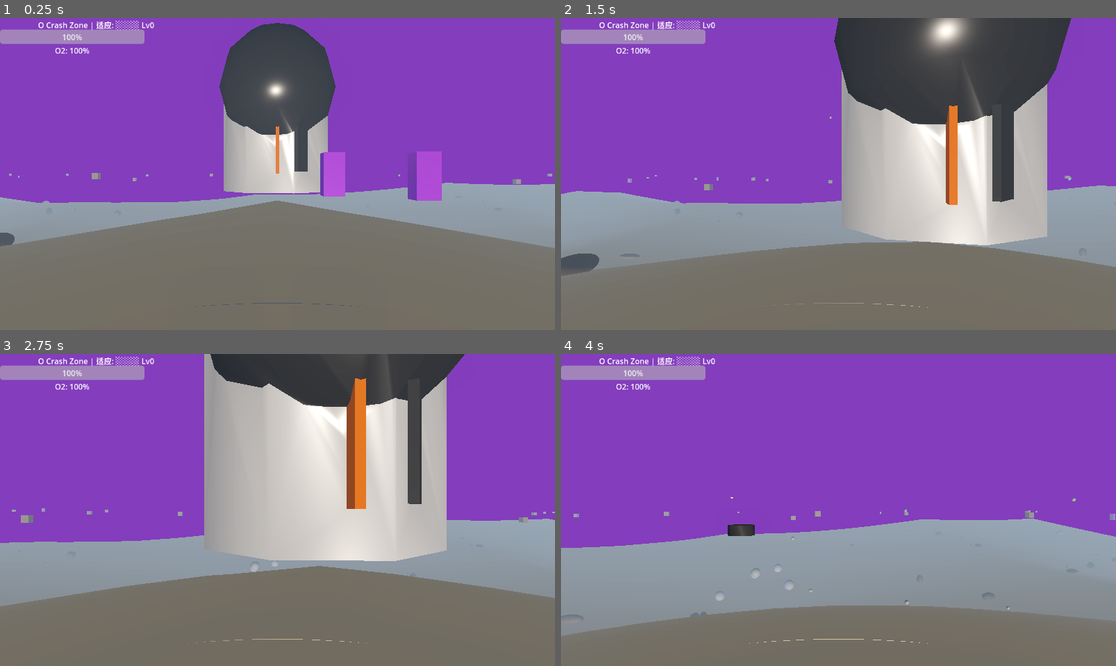
Above: before the commit, frames 1-4 (two rows, left to right).
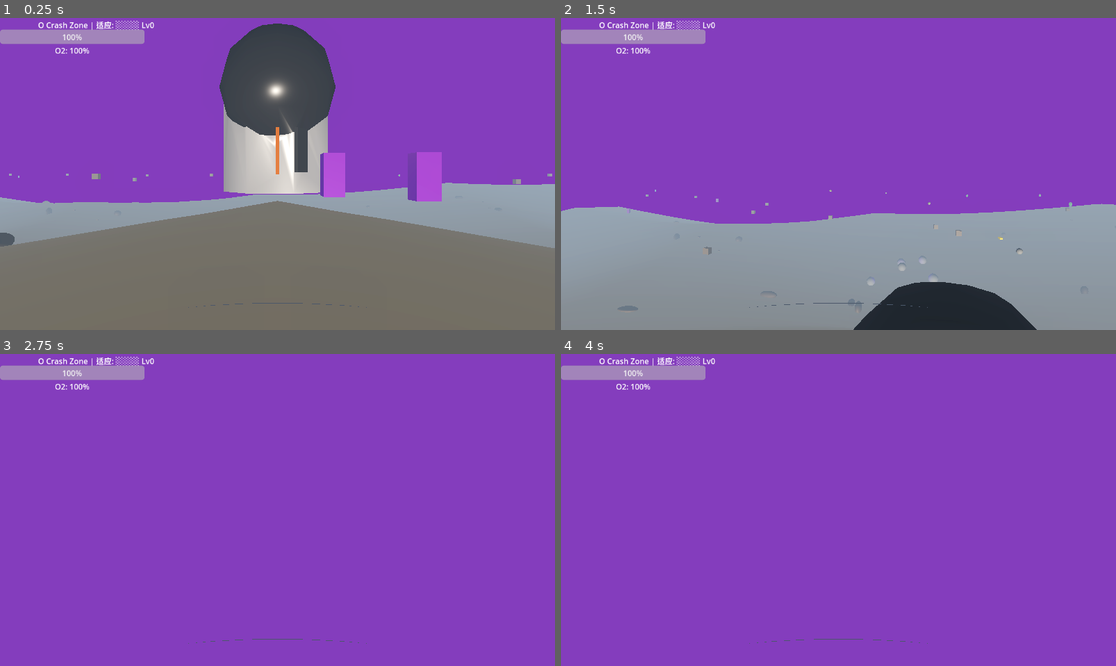
Above: after the commit, the same moments.

Repository: qnctx/star-abyss-game
Game: Godot game, scene res://scenes/main.tscn
Same seed, same stepped clock (60 frames per second), same inputs: the game is played once before the commit and once after it.
Inputs (mouse positions are in pixels of both pictures, inside the frame that each line leads up to):
- Up to frame 1 (0.25 s): no input
- Up to frame 2 (1.5 s): tap Enter at 0.5 s; move the mouse to (866, 174) at 0.52 s; hold Ctrl (crouch) 0.53-1.28 s; hold W (move_forward) from 0.53 s (still down); click (866, 174) at 0.67 s; tap Space (jump) at 0.77, 0.8, 1.07, 1.35 s; move the mouse to (810, 174) at 1.27 s
- Up to frame 3 (2.75 s): keep holding W (move_forward); tap Space (jump) at 1.52, 1.82, 2.3 s; tap Ctrl (crouch) at 1.55 s; move the mouse to (288, 503) at 2.02 s; hold Ctrl (crouch) from 2.03 s (still down)
- Up to frame 4 (4 s): keep holding W (move_forward); tap Space (jump) at 2.75, 3.02, 3.32, 3.77, 3.8 s; move the mouse to (832, 516) at 2.77 s; release Ctrl (crouch) at 2.78 s; tap E (interact) at 2.85 s; click (832, 516) at 2.92 s; tap Ctrl (crouch) at 3.05 s; move the mouse to (877, 513) at 3.52 s; hold Z (prone) from 3.53 s (still down)

The runs differ from the first frame. In frame 1, 0.3% of the frame differs, in the area x 0-100%, y 1-93%; in frame 2, 55%; in frame 3, 68%, in the area x 0-100%, y 0-100%; in frame 4, 43%.

Commit message:
Fix player movement: restore WASD walk, terrain following, jump, crouch/prone/sprint

Diff:
--- a/src/scripts/player.gd
+++ b/src/scripts/player.gd
@@ -97,37 +97,46 @@
 	var move_vec := Vector3(input_dir.x, 0, input_dir.y)
 	var direction = (transform.basis * move_vec).normalized()
 
-	# Build velocity — horizontal from input, vertical handled separately
+	# Build velocity — horizontal from input only (no gravity)
 	var horizontal_speed := current_speed if direction.length() > 0 else 0.0
 	velocity.x = direction.x * horizontal_speed
 	velocity.z = direction.z * horizontal_speed
 
-	# Jump impulse — only when grounded and not crouching/proning
-	var on_ground := is_on_floor()
-	if Input.is_action_just_pressed("jump") and on_ground and _movement_state == 0:
+	# Manual height tracking — no gravity, no is_on_floor() dependency
+	var terrain_y: float = 0.0
+	if WorldGenerator:
+		terrain_y = WorldGenerator.get_height_at(Vector2(global_position.x, global_position.z))
+
+	var target_y: float = terrain_y + _target_eye_height
+
+	# Jump: give upward impulse, track height manually
+	if Input.is_action_just_pressed("jump") and not _is_jumping and _movement_state == 0:
 		velocity.y = jump_force
 		_is_jumping = true
-	else:
-		# When jump key released or airborne, allow gravity to pull player down
-		if not on_ground:
-			velocity.y -= 20.0 * delta  # gravity
-
-	# Move using Godot physics on XZ plane (gravity/pull-down handled via velocity.y)
-	move_and_slide()
-
-	# Follow terrain height — snap to surface from ABOVE only.
-	# Don't push INTO terrain: only adjust when feet are above surface.
-	if WorldGenerator:
-		var terrain_y = WorldGenerator.get_height_at(Vector2(global_position.x, global_position.z))
-		var feet_y := global_position.y - _target_eye_height
-		# Snap UP to terrain, never clip through it
-		if feet_y < terrain_y - 0.01:
-			global_position.y = terrain_y + _target_eye_height
+
+	# If jumping, integrate vertical velocity
+	if _is_jumping:
+		target_y = global_position.y + velocity.y * delta
+		# Check if we've landed (height dropped back to terrain level or below)
+		if global_position.y + velocity.y * delta <= terrain_y + _target_eye_height:
+			target_y = terrain_y + _target_eye_height
 			velocity.y = 0.0
 			_is_jumping = false
-		# Smoothly sink INTO terrain if player somehow ends up above (rare)
-		elif feet_y > terrain_y + 0.01:
-			global_position.y = terrain_y + _target_eye_height
+	else:
+		# Not jumping — stay locked to terrain surface
+		velocity.y = 0.0
+
+	# Force snap to terrain (no physics push-through)
+	global_position.y = target_y
+
+	# Move using Godot physics on XZ plane only
+	move_and_slide()
+
+	# Re-sync Y after move_and_slide (which may have modified it)
+	if WorldGenerator:
+		terrain_y = WorldGenerator.get_height_at(Vector2(global_position.x, global_position.z))
+	if not _is_jumping:
+		global_position.y = terrain_y + _target_eye_height
 
 	# Clamp to world boundary — prevent player from leaving 100x100 terrain
 	global_position.x = clamp(global_position.x, -WORLD_HALF, WORLD_HALF)
